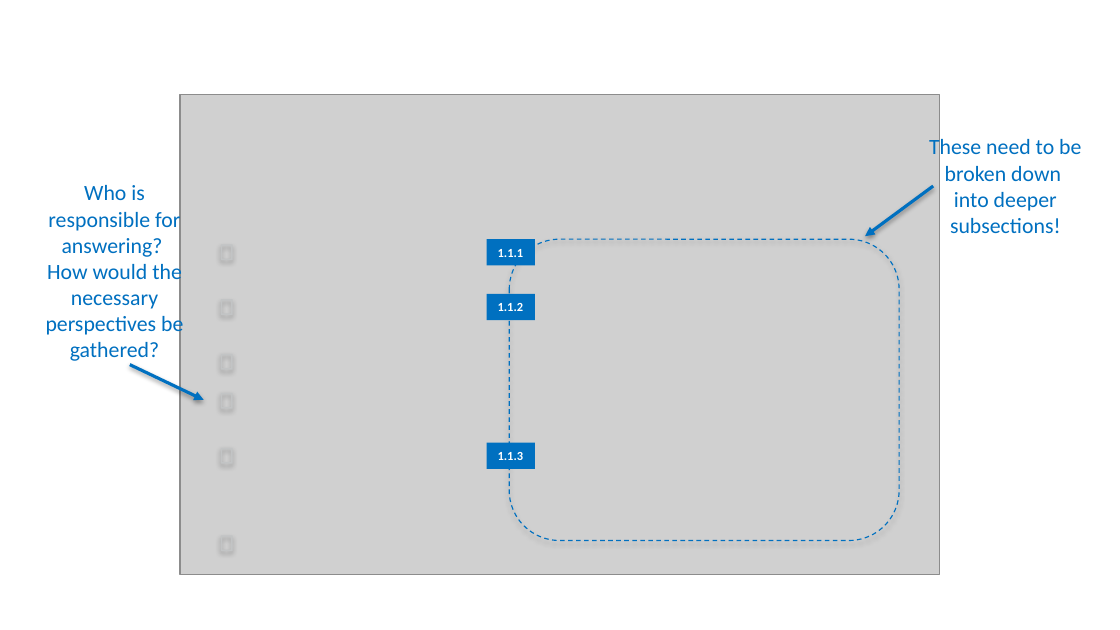
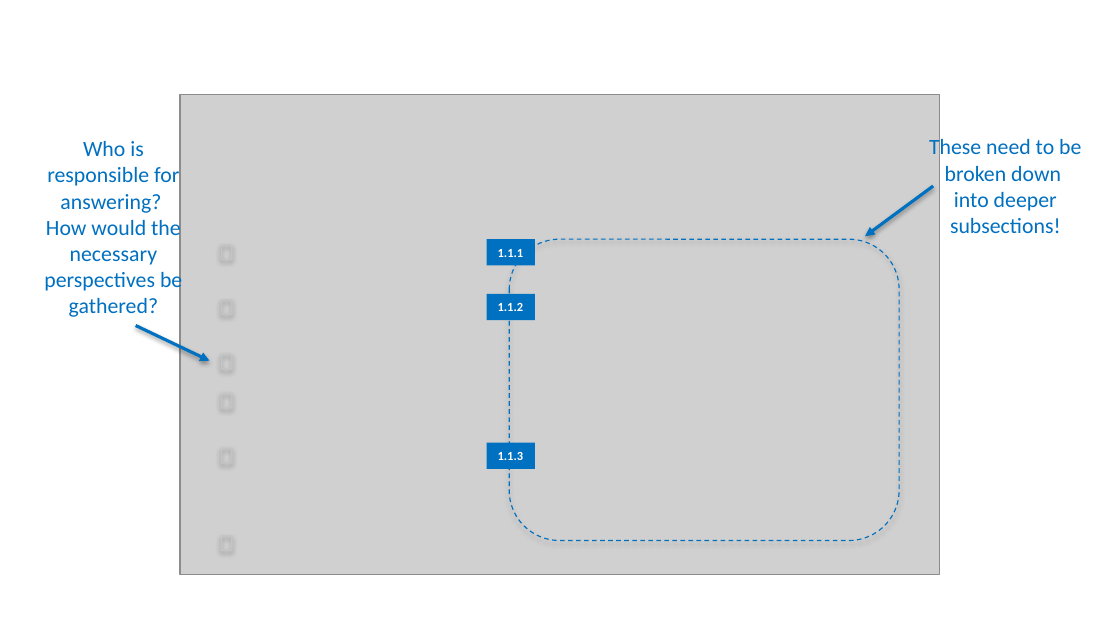
Before and after one commit to ethanmoscot/gao-ai, a slide deck: slide 5 of doc/gao_ai_proposal.pptx. Drawn at 1120x630 pixels with LibreOffice and Linux fonts; fonts in the diff are those of the drawing; grey boxes stand for pictures; background and template pictures are left out. Boxes give left, top, right and bottom in pixels: in the first picture for what was removed or moved away, otherwise in the second. Text is boxed around its words. In the diff, an @@ line names an element or a change of style, - is before the commit and + after.

Commit message:
NN governance model

```diff
--- a/doc/gao_ai_proposal.pptx
+++ b/doc/gao_ai_proposal.pptx
@@ text "Who is responsible for answering?" moved from (x1=46, y1=185, x2=183, y2=364) to (x1=44, y1=141, x2=182, y2=317) @@
@@ arrow moved from (130, 365) - (204, 400) to (136, 326) - (209, 361) @@
```
Also in this commit, not shown: 7 other slides changed.
